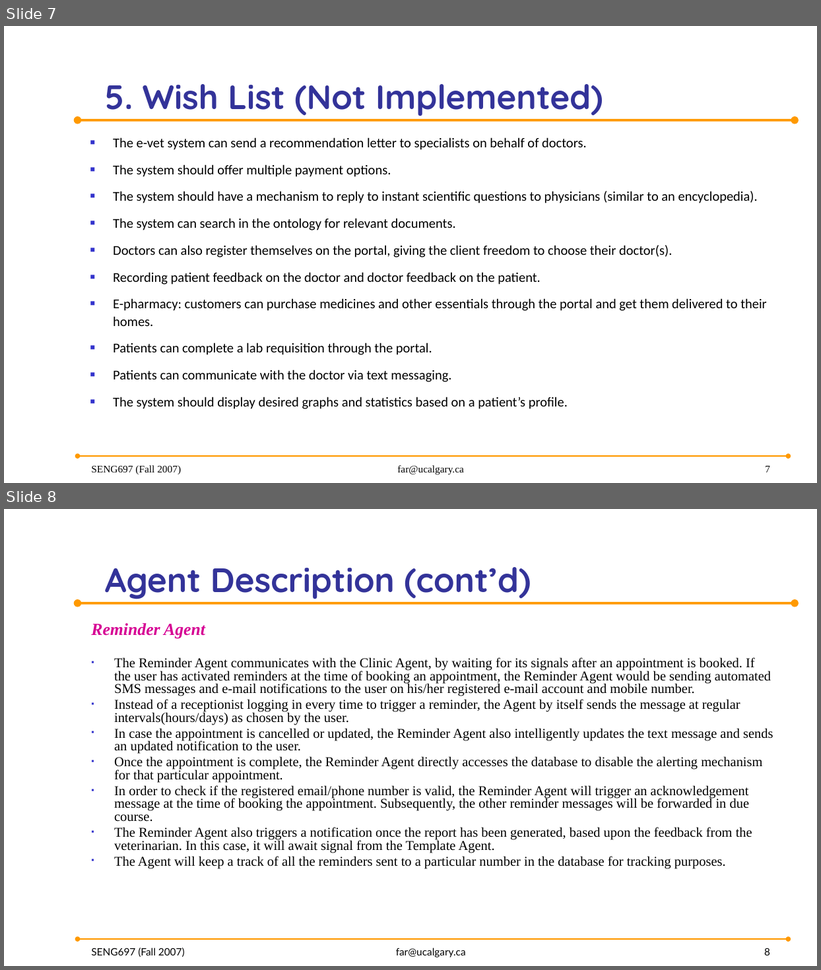
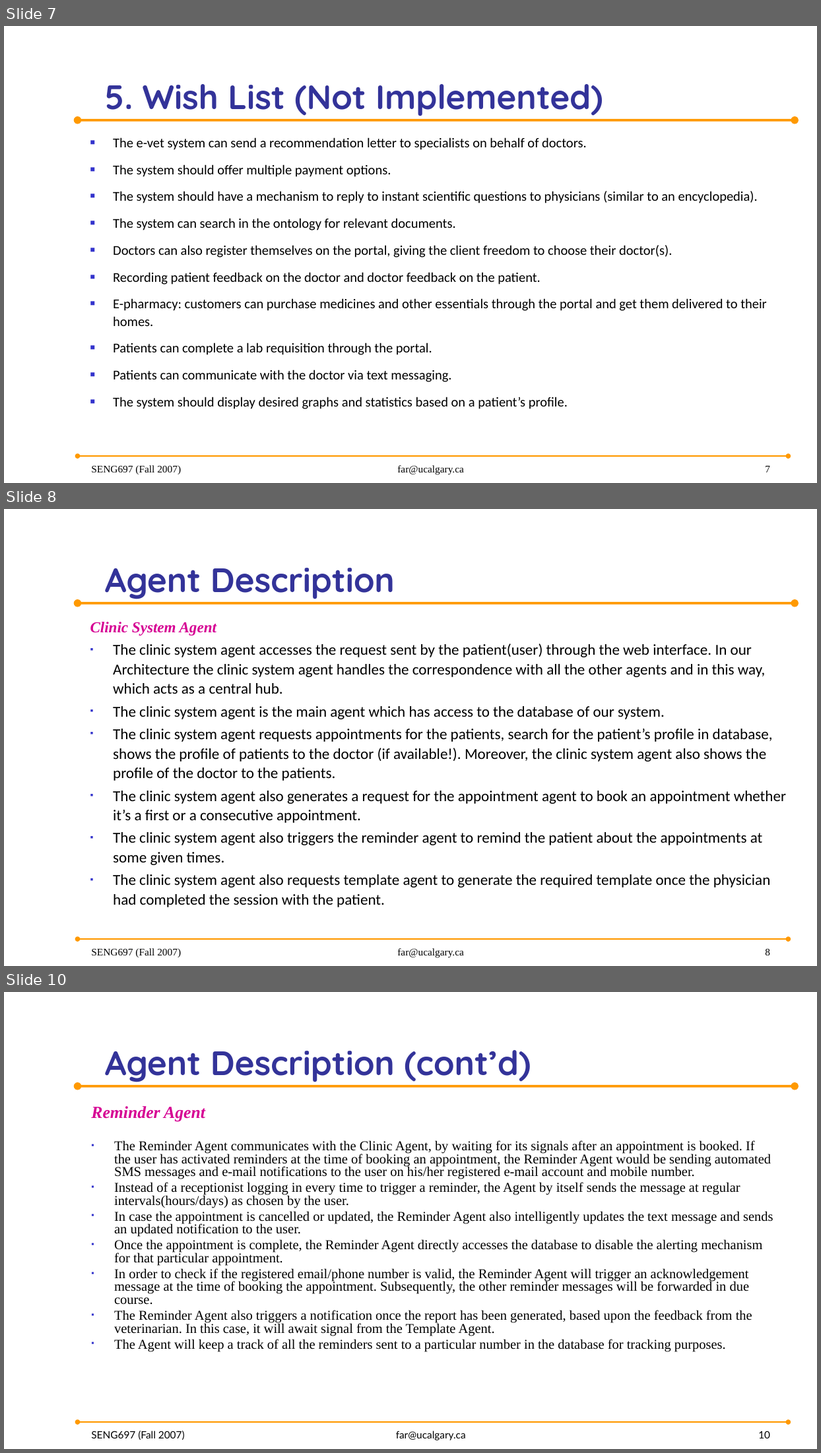
Before and after one commit to anish30145784/SENG696_GroupD, a slide deck: GroupD_ProjectPresentation.pptx. Shown one above the other, each under a label of ours: slides 7 and 8 before the commit, slides 7, 8 and 10 after it; the slides between them are not shown. The pictures are 821x970 and 821x1453 pixels, drawn with LibreOffice and Linux fonts; fonts in the diff are those of the drawing; background and template pictures are left out. Boxes give left, top, right and bottom in pixels: in the first picture for what was removed or moved away, otherwise in the second. Text is boxed around its words. In the diff, an @@ line names an element or a change of style, - is before the commit and + after.

Commit message:
Added clinic system agent description and appointment system agent description, updated role schema and interaction model

```diff
--- a/GroupD_ProjectPresentation.pptx
+++ b/GroupD_ProjectPresentation.pptx
@@ slide 8 added at (4, 509, 817, 966), background picture (left out); not listed: 2 template elements that a slide beside it also shows @@
@@ title added at (105, 568, 395, 599), 40 pt, text #333399, bold @@
+Agent Description
@@ text added at (90, 622, 786, 908), 18 pt, text #000000 @@
+Clinic System Agent
+▪ The clinic system agent accesses the request sent by the patient(user) through the web interface. In our Architecture the clinic system agent handles the correspondence with all the other agents and in this way, which acts as a central hub.
+▪ The clinic system agent is the main agent which has access to the database of our system.
+▪ The clinic system agent requests appointments for the patients, search for the patient’s profile in database, shows the profile of patients to the doctor (if available!). Moreover, the clinic system agent also shows the profile of the doctor to the patients.
+▪ The clinic system agent also generates a request for the appointment agent to book an appointment whether it’s a first or a consecutive appointment.
+▪ The clinic system agent also triggers the reminder agent to remind the patient about the appointments at some given times.
+▪ The clinic system agent also requests template agent to generate the required template once the physician had completed the session with the patient.
@@ text added at (91, 949, 181, 958), 12 pt, text #000000 @@
+SENG697 (Fall 2007)
@@ text added at (397, 949, 464, 958), 12 pt, text #000000 @@
+far@ucalgary.ca
@@ page number added at (765, 949, 770, 956), 12 pt, text #000000 @@
+8
@@ what was slide 8 is now slide 10 @@
@@ page number at (758, 1432, 770, 1439): text changed @@
-8
+10
```
Also in this commit, not shown: 1 other slide added, 1 other file.
